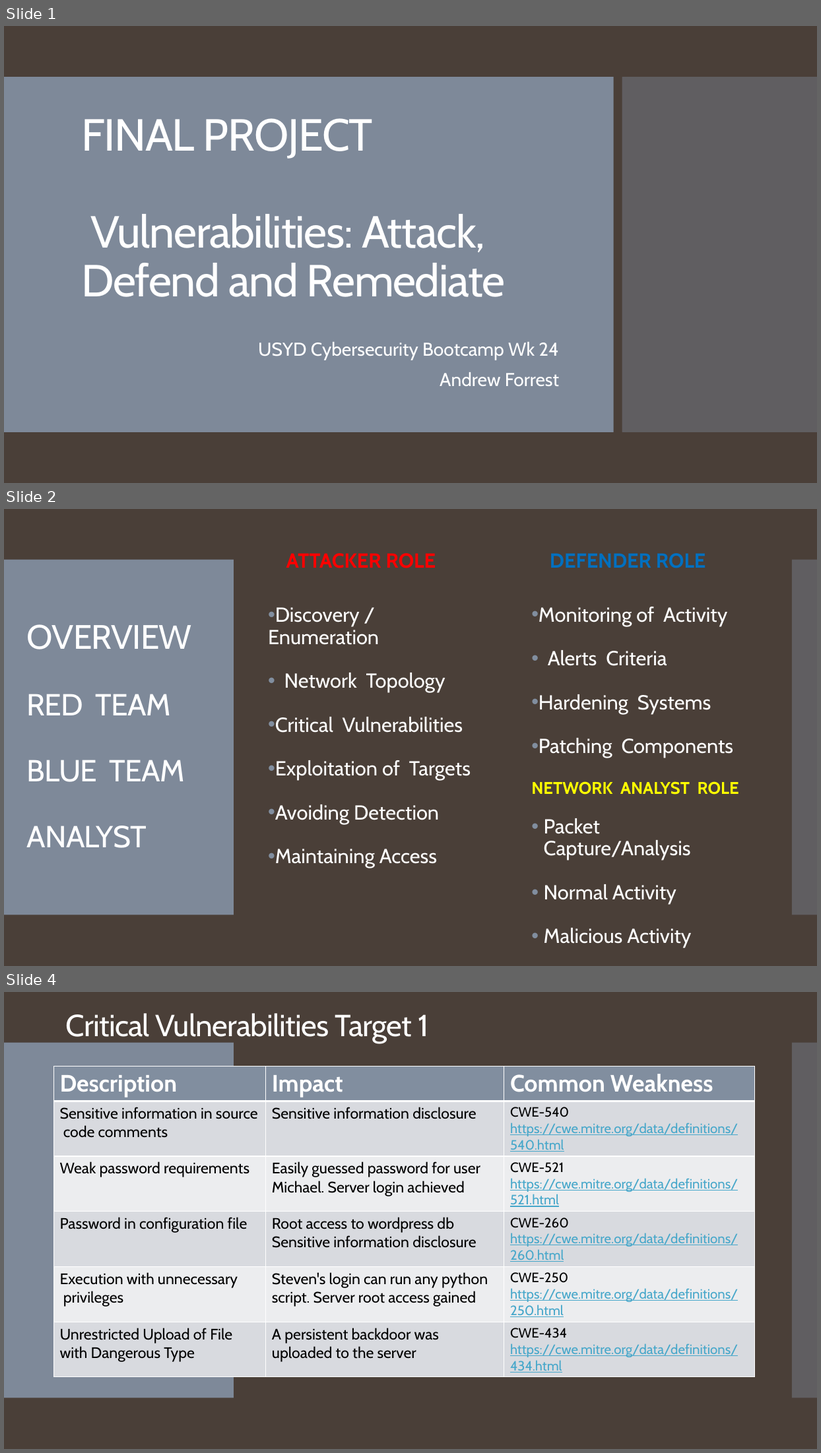
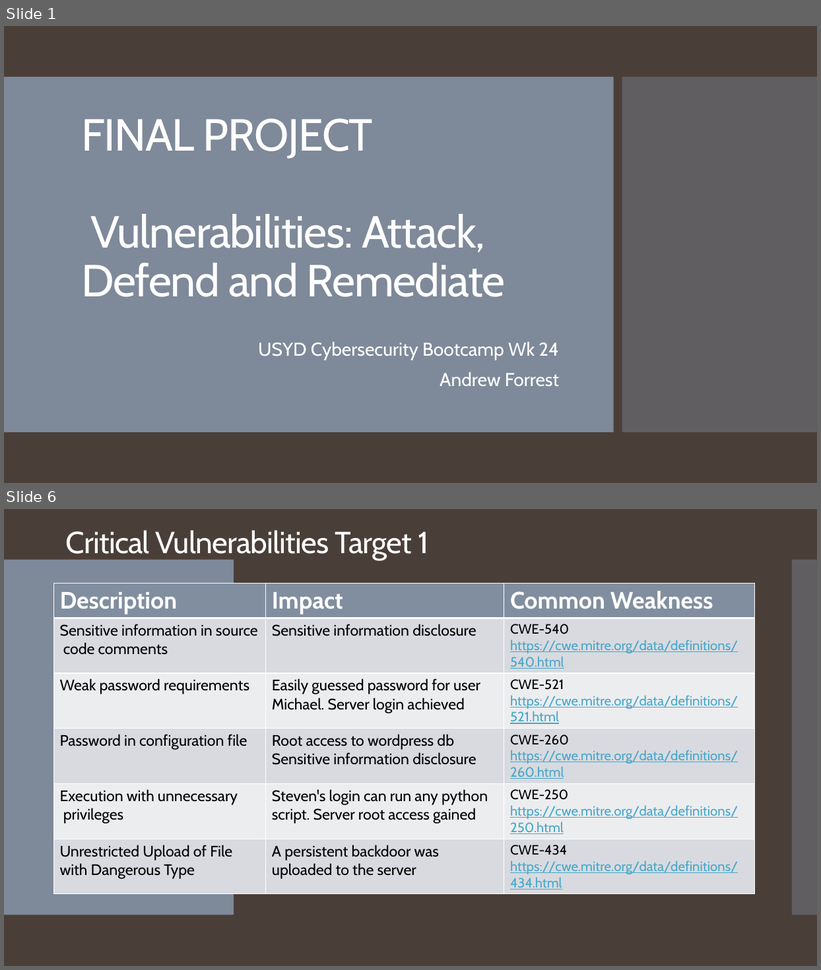
Before and after one commit to forrestaj64/Vulnerabilities-Attack-Defend-Remediate, a slide deck: Overiew-Presentation.pptx. Shown one above the other, each under a label of ours: slides 1, 2 and 4 before the commit, slides 1 and 6 after it; the slides between them are not shown. The pictures are 821x1453 and 821x970 pixels, drawn with LibreOffice and Linux fonts; fonts in the diff are those of the drawing. Boxes give left, top, right and bottom in pixels: in the first picture for what was removed or moved away, otherwise in the second. Text is boxed around its words. In the diff, an @@ line names an element or a change of style, - is before the commit and + after.

```diff
--- a/Overiew-Presentation.pptx
+++ b/Overiew-Presentation.pptx
@@ slide 2 removed at (4, 509, 817, 966), background #4A3F38; not listed: 2 template elements that a slide beside it also shows @@
@@ text removed at (268, 553, 471, 868) @@
-ATTACKER ROLE
-• Discovery / Enumeration
-• Network Topology
-• Critical Vulnerabilities
-• Exploitation of Targets
-• Avoiding Detection
-• Maintaining Access
@@ text removed at (531, 607, 739, 948) @@
-DEFENDER ROLE
-• Monitoring of Activity
-• Alerts Criteria
-• Hardening Systems
-• Patching Components
-NETWORK ANALYST ROLE
-• Packet Capture/Analysis
-• Normal Activity
-• Malicious Activity
@@ title removed at (27, 625, 192, 848) @@
-OVERVIEW
-RED TEAM
-BLUE TEAM
-ANALYST
@@ what was slide 4 is now slide 6 @@
```
Also in this commit, not shown: 8 slides changed, 4 slides added, 1 other slide removed.
